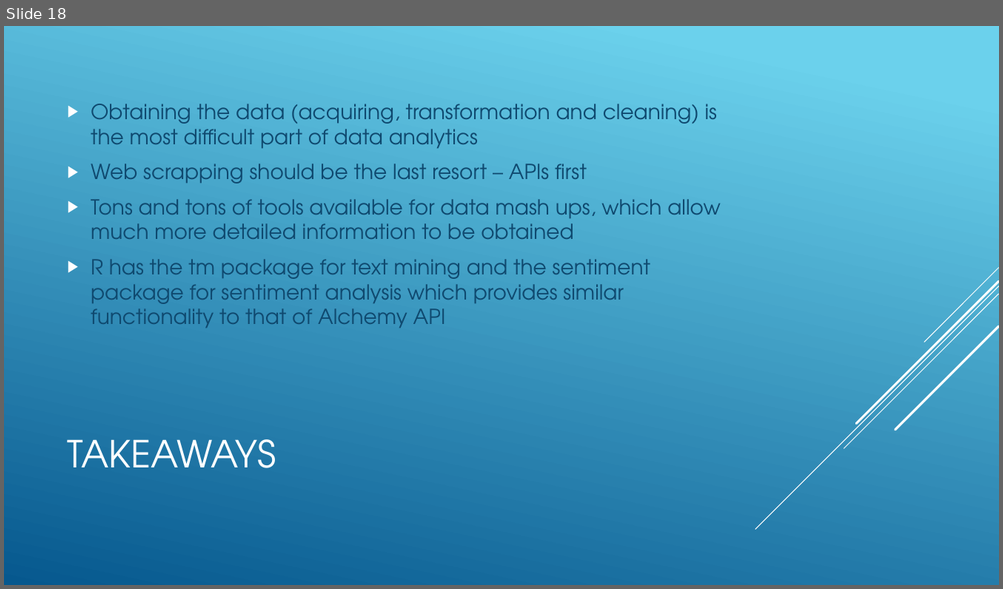
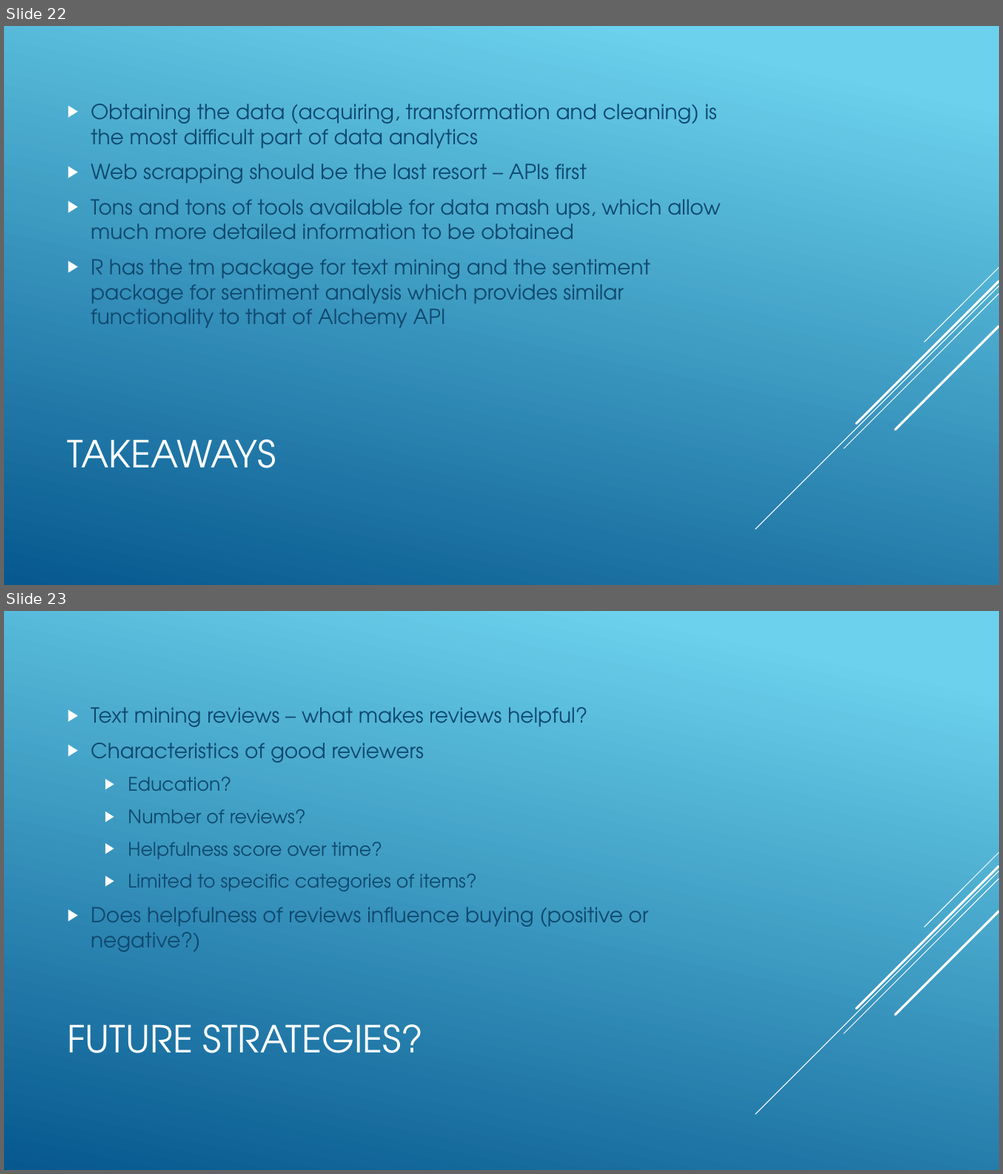
Before and after one commit to jwindokun/FinalProject, a slide deck: R/Final_Project_Presentation.pptx. Shown one above the other, each under a label of ours: slide 18 before the commit, slides 22 and 23 after it. The pictures are 1003x589 and 1003x1174 pixels, drawn with LibreOffice and Linux fonts; fonts in the diff are those of the drawing. Boxes give left, top, right and bottom in pixels: in the first picture for what was removed or moved away, otherwise in the second. Text is boxed around its words. In the diff, an @@ line names an element or a change of style, - is before the commit and + after.

```diff
--- a/R/Final_Project_Presentation.pptx
+++ b/R/Final_Project_Presentation.pptx
@@ slide 23 added at (4,611,999,1170), background gradient #6ED2EB to #06588E; not listed: 5 template elements that a slide beside it also shows @@
@@ text added at (91,707,649,952), 20 pt, text #0F496F @@
+▶ Text mining reviews – what makes reviews helpful?
+▶ Characteristics of good reviewers
+  ▶ Education?
+  ▶ Number of reviews?
+  ▶ Helpfulness score over time?
+  ▶ Limited to specific categories of items?
+▶ Does helpfulness of reviews influence buying (positive or negative?)
@@ title added at (68,1025,424,1054), 36 pt, text #FFFFFF @@
+FUTURE STRATEGIES?
@@ what was slide 18 is now slide 22 @@
```
Also in this commit, not shown: 3 slides changed, 5 other slides added, 3 other files.
